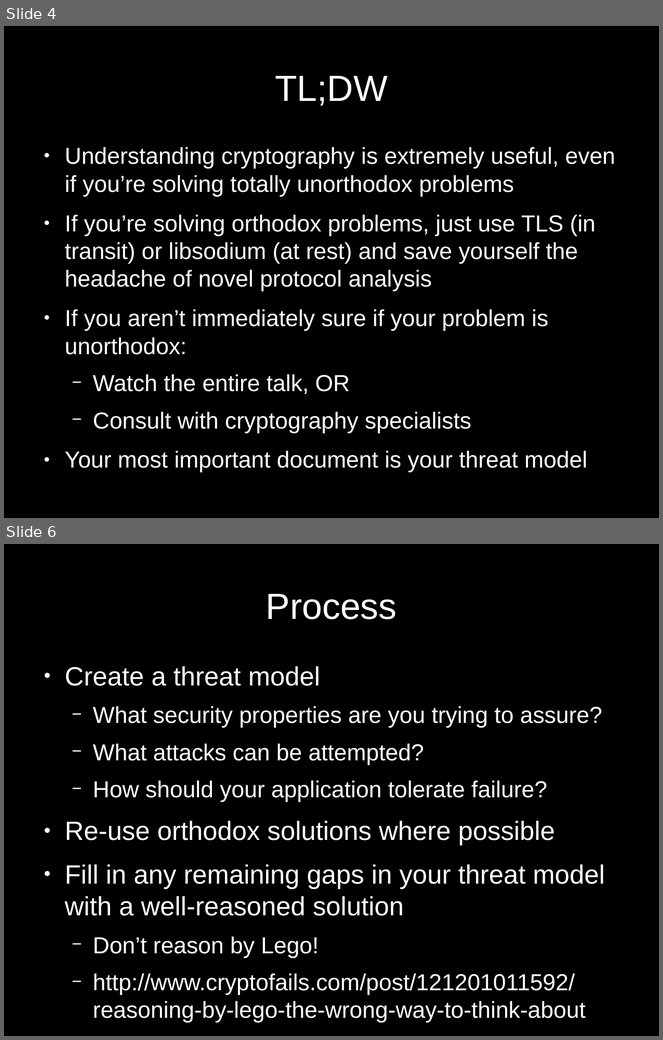
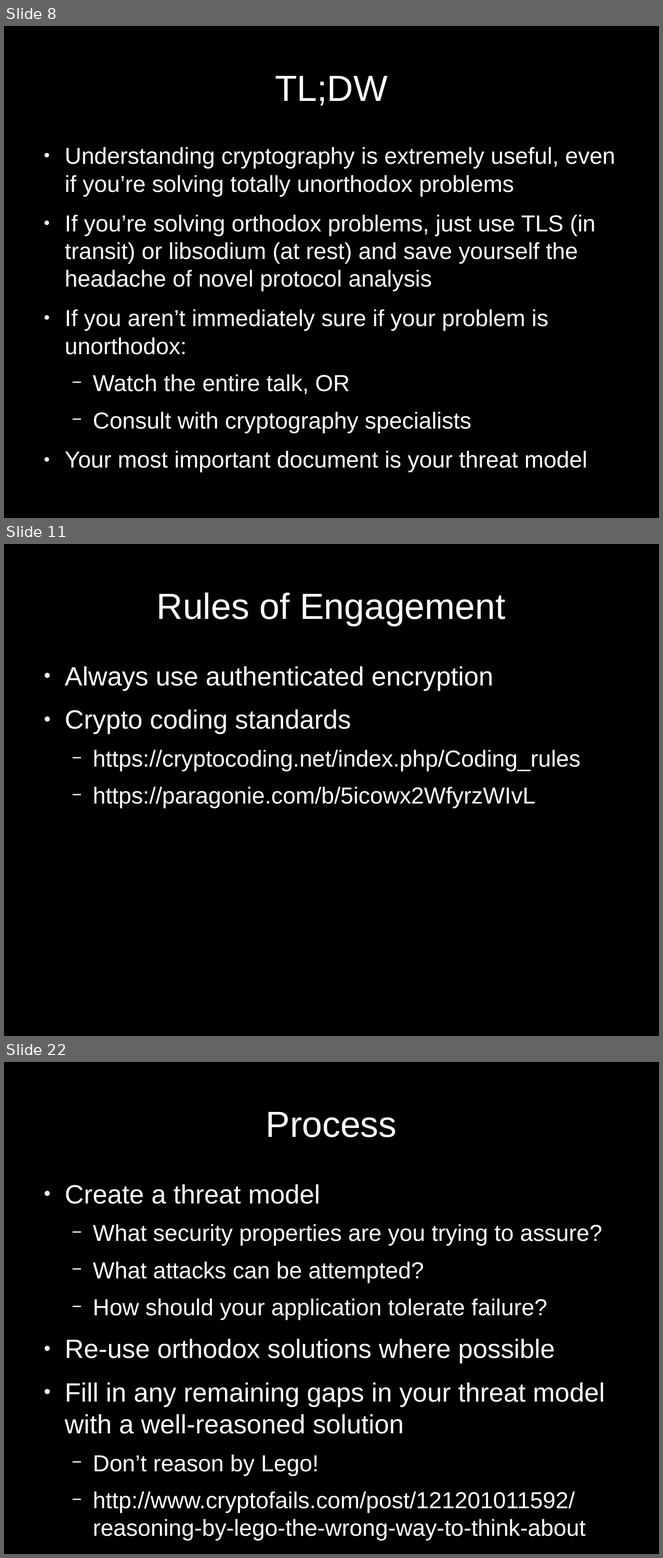
Before and after one commit to paragonie/bsidesorl-2017, a slide deck: talk/20170408-BsidesOrlando-ScottArciszewski.odp. Shown one above the other, each under a label of ours: slides 4 and 6 before the commit, slides 8, 11 and 22 after it; the slides between them are not shown. The pictures are 663x1040 and 663x1558 pixels, drawn with LibreOffice and Linux fonts; fonts in the diff are those of the drawing. Boxes give left, top, right and bottom in pixels: in the first picture for what was removed or moved away, otherwise in the second. Text is boxed around its words. In the diff, an @@ line names an element or a change of style, - is before the commit and + after.

```diff
--- a/talk/20170408-BsidesOrlando-ScottArciszewski.odp
+++ b/talk/20170408-BsidesOrlando-ScottArciszewski.odp
@@ slide 11 added at [4,544,659,1036], background #000000 @@
@@ title added at [157,592,506,626], 44 pt, text #FFFFFF @@
+Rules of Engagement
@@ text added at [65,666,581,808], 28 pt, text #FFFFFF @@
+● Always use authenticated encryption
+● Crypto coding standards
+  − https://cryptocoding.net/index.php/Coding_rules
+  − https://paragonie.com/b/5icowx2WfyrzWIvL
@@ what was slide 4 is now slide 8 @@
@@ what was slide 6 is now slide 22 @@
```
Also in this commit, not shown: 6 slides changed, 93 other slides added, 1 slide removed, 1 other file.
